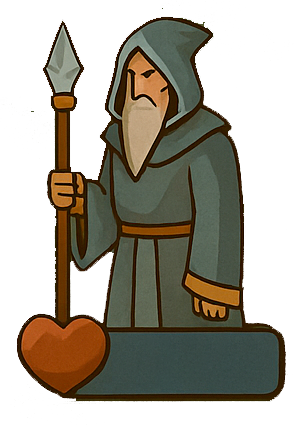
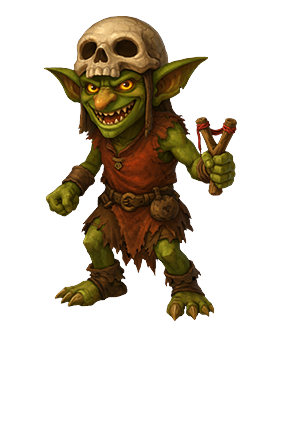
Revision of a layered w=294, h=425 image; what changed, layer by layer:
added layer "Orc1" above "Lager 1" over [left=44, top=16, right=237, bottom=321]
hid "Lager 1" over [left=2, top=1, right=288, bottom=425]